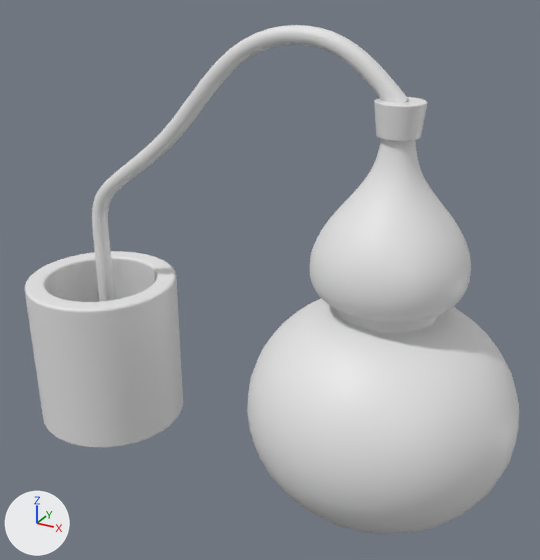
The FBX model Unity/Assets/3D/Props/alambic.fbx: old version first, new version second.
Before and after are seen from a 50 mm camera at (1.825, -1.987, 1.722) aimed at (0.722, 0.019, 0.719). The axes (+X, +Y, +Z) are drawn at lower left. The lights are the same throughout. Where no turn or scale is listed for an object, it has been applied to the vertices.

Names of what the first picture shows: 'Alambic'.
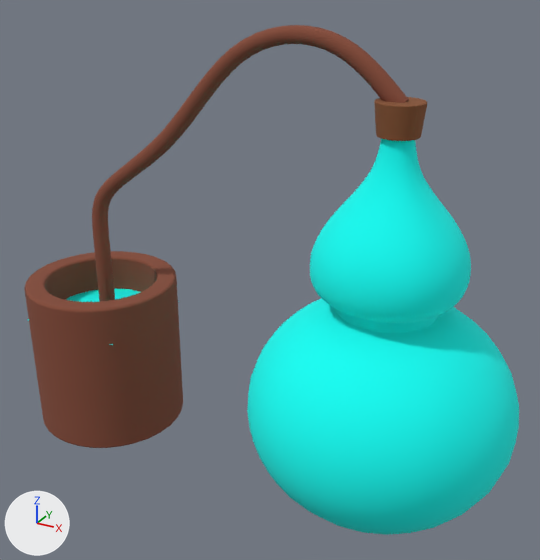
Changed parts and their boxes [x1, y1, x2, y2] in the pictures (540 x 560 px):
part 1 of me_cylinder_006, added (cyan): after [28, 289, 140, 345]
part 2 of me_cylinder_006, recoloured (white to cyan): [247, 139, 519, 535] in both
part 3 of me_cylinder_006, recoloured (grey to brown): [24, 25, 409, 448] in both
part 4 of me_cylinder_006, recoloured (grey to brown): [374, 97, 427, 141] in both

The change, as a list of edits to the scene's bpy script:
```text
Add mat_bouchon:
    mat_bouchon = principled_material('bouchon')
    mat_bouchon.base_color = (0.24, 0.0846, 0.0307)  # brown #865231
    mat_bouchon.roughness = 1.0
Add mat_flask:
    mat_flask = principled_material('Flask')
    mat_flask.base_color = (0.0, 1.0, 0.922)  # cyan #00fff6
    mat_flask.roughness = 1.0
Add mat_copper:
    mat_copper = principled_material('copper')
    mat_copper.base_color = (0.233, 0.0693, 0.0387)  # brown #854a37
    mat_copper.roughness = 1.0
Change me_cylinder_006:
    used by ob_alambic; location = (0.0, 0.0, 0.0)
    verts and faces of me_cylinder_006; kept vertices keep their numbers, new ones are numbered from 4452
    remove me_cylinder_006.from_pydata(...)  # 4452 vertices, 4324 faces; spans x -0.28..1.57, y -0.43..0.43, z 0.0..1.53
    add me_cylinder_006.from_pydata(...)  # 4456 vertices, 4325 faces; spans x -0.28..1.57, y -0.43..0.43, z 0.0..1.53
    me_cylinder_006 part 1
    add verts[4452] = (-0.21, -0.21, 0.44)  # pixel (26, 320)
    add verts[4453] = (0.21, -0.21, 0.44)  # pixel (111, 345)
    add verts[4454] = (-0.21, 0.21, 0.44)
    add verts[4455] = (0.21, 0.21, 0.44)  # pixel (179, 301)
    add faces += [(4452, 4453, 4455, 4454)]  # mat_flask (cyan #00fff6)
    me_cylinder_006 part 2: 2017 faces spanning x 0.71..1.57, y -0.43..0.43, z 0.0..1.32 switch from no material to mat_flask (cyan #00fff6)
    me_cylinder_006 part 3: 2017 faces spanning x -0.28..1.16, y -0.28..0.28, z 0.0..1.53 switch from no material to mat_copper (brown #854a37)
    me_cylinder_006 part 4: 290 faces spanning x 1.07..1.21, y -0.07..0.07, z 1.25..1.35 switch from no material to mat_bouchon (brown #865231)
```
